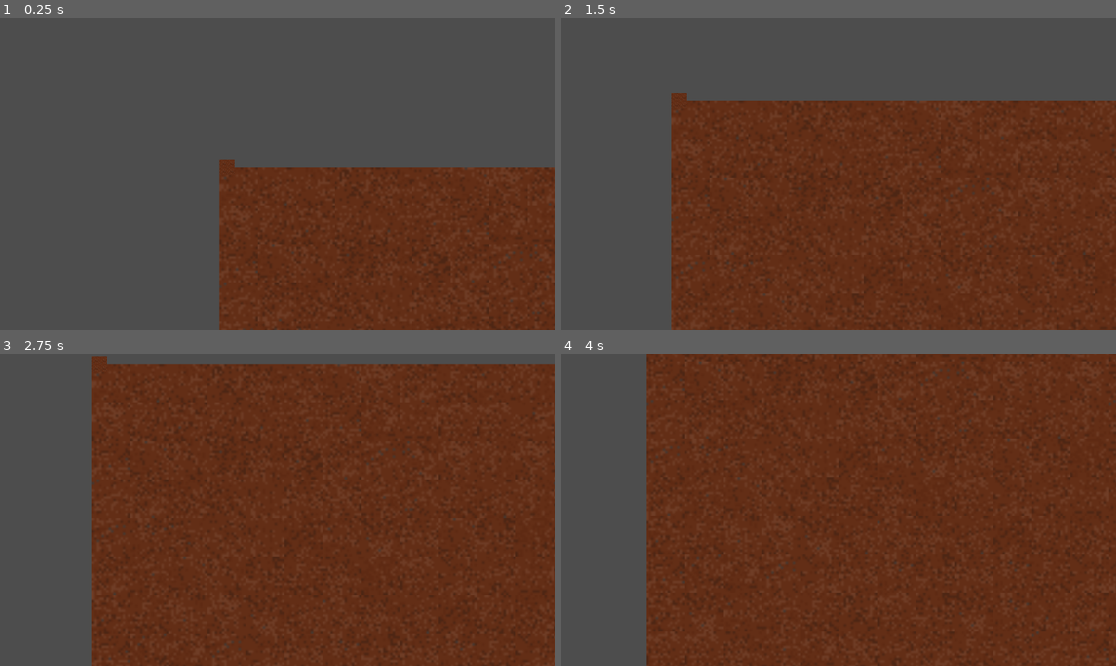
Above: before the commit, frames 1-4 (two rows, left to right).
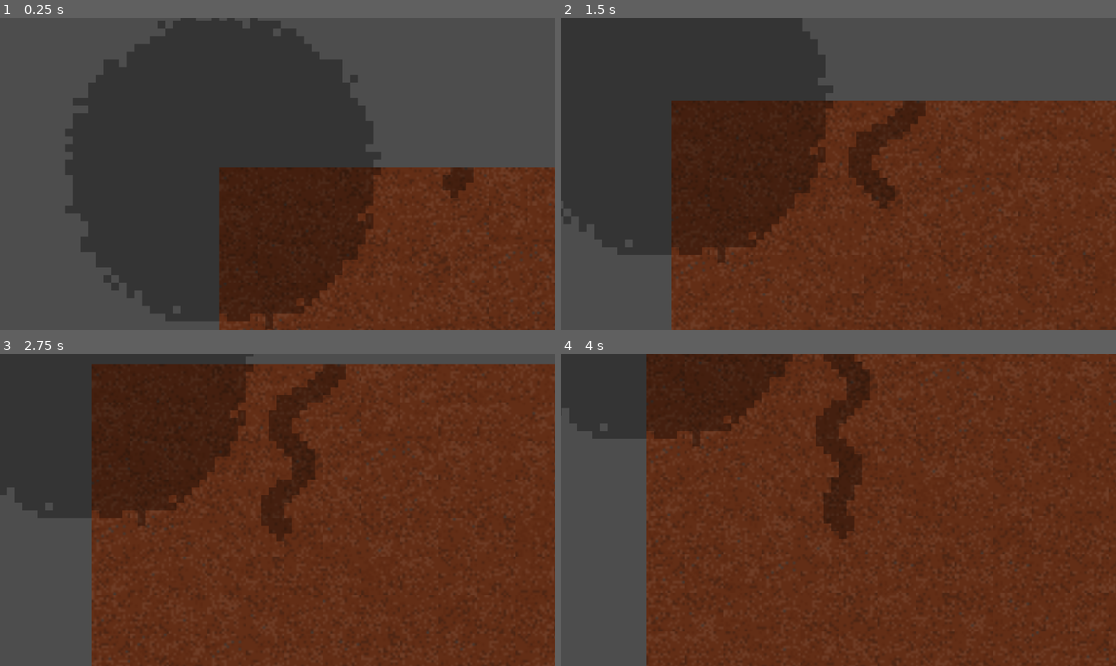
Above: after the commit, the same moments.

Repository: F1ejm/Bratislava_GameJam
Game: Godot game, scene res://Main/Main.tscn
The game is run twice, just before and just after one commit, with the same random seed, the same clock (stepped at 60 frames per second) and the same inputs.
Inputs (mouse positions are in pixels of both pictures, inside the frame that each line leads up to):
- Up to frame 1 (0.25 s): no input
- Up to frame 2 (1.5 s): move the mouse to (960, 158) at 0.52 s; move the mouse to (727, 189) at 1.27 s
- Up to frame 3 (2.75 s): move the mouse to (333, 441) at 2.02 s
- Up to frame 4 (4 s): move the mouse to (810, 572) at 2.77 s; move the mouse to (1005, 556) at 3.52 s

The runs differ from the first frame. In frame 1, 43% of the frame differs, in the area x 11-86%, y 0-100%; in frame 2, 34%; in frame 3, 23%; in frame 4, 12%.
Error before the commit: Parse Error: Expected indented block after "for" block. (res://background/Trails/Trail.gd:66)

Commit message:
zajebiste kółka

Diff:
--- a/background/Trails/Trail.gd
+++ b/background/Trails/Trail.gd
@@ -10,6 +10,16 @@
 var width:= 90
 
 var cave :=1
+
+@export var radius: int = 20
+@export var noise_strength: float = 1.2
+@export var tile_id: int = 0
+@export var atlas_coords: Vector2i = Vector2i(0, 0)
+
+func _ready():
+	randomize()
+	draw_rough_circle(Vector2i(0, 0), radius)
+	global_position = Vector2(0,0)
 
 func _process(delta: float) -> void:
 
@@ -38,29 +48,49 @@
 		#pass
 #erase_cell()
 
-func _ready() -> void:
-	global_position = Vector2(0,0)
-	#for h in hight:
-		#for w in width:
-			#tile.set_cell(0,Vector2i(w,h),3,Vector2(randi_range(0,7),randi_range(2,7)),0)
 
 
 func timeout() -> void:
+
 	var x = randi_range(-1,1)*(randi_range(100,300))
 	var y = (randi_range(300,800))
 	var pos = tile.local_to_map(Vector2(player.position)+Vector2(x,y))
-	print(player.position)
-	print(pos)
+	draw_rough_circle(pos,9)
+	pos += Vector2i(10,6)
+	draw_rough_circle(pos,7)
+	#print(player.position)
+	#print(pos)
+	#
+	#var r = randi_range(20,40)
+	#var t = randi_range(20,30)
+	#
+	#for u in range(3,r):
+		#for h in range(3,t):
+			#tile.set_cell(0,pos+Vector2i(u,h),3,Vector2i(2,1),0)
+			#
+	#var left = tile.get_neighbor_cell(pos,TileSet.CELL_NEIGHBOR_LEFT_SIDE)
+	#var down = tile.get_neighbor_cell(pos,TileSet.CELL_NEIGHBOR_BOTTOM_SIDE)
+	#var top = tile.get_neighbor_cell(pos,TileSet.CELL_NEIGHBOR_TOP_SIDE)
+	#
+	#for b in range(4,randi_range(10,20)):
+		#tile.set_cell(0,left+Vector2i(3,b),3,Vector2i(2,1),0)
+		#tile.set_cell(0,left+Vector2i(2,b-1),3,Vector2i(2,1),0)
+		#tile.set_cell(0,left+Vector2i(1,b-2),3,Vector2i(2,1),0)
+		#
+		#tile.set_cell(0,top+Vector2i(b,3),3,Vector2i(2,1),0)
+		#tile.set_cell(0,top+Vector2i(b-1,2),3,Vector2i(2,1),0)
+		#tile.set_cell(0,top+Vector2i(b-2,1),3,Vector2i(2,1),0)
 
-	var r = randi_range(10,20)
-	var t = randi_range(10,20)
 
-	for u in range(3,r):
-		for h in range(3,t):
-			tile.set_cell(0,pos+Vector2i(u,h),3,Vector2i(2,1),0)
 
-	var left = tile.get_neighbor_cell(pos,TileSet.CELL_NEIGHBOR_LEFT_SIDE)
-	var down = tile.get_neighbor_cell(pos,TileSet.CELL_NEIGHBOR_BOTTOM_SIDE)
-	var top = tile.get_neighbor_cell(pos,TileSet.CELL_NEIGHBOR_TOP_SIDE)
+func draw_rough_circle(center: Vector2i, r: int):
+	for x in range(-r - 5, r + 5):
+		for y in range(-r - 5, r + 5):
 
-	for b in range(3,randi_range(6,15)):
+			var dist = Vector2(x, y).length()
+
+			# dodajemy losowe "poszarpanie"
+			var rough_offset = randf_range(-noise_strength, noise_strength)
+
+			if dist <= r + rough_offset:
+				tile.set_cell(0, center + Vector2i(x, y), 3, Vector2(2,1))
